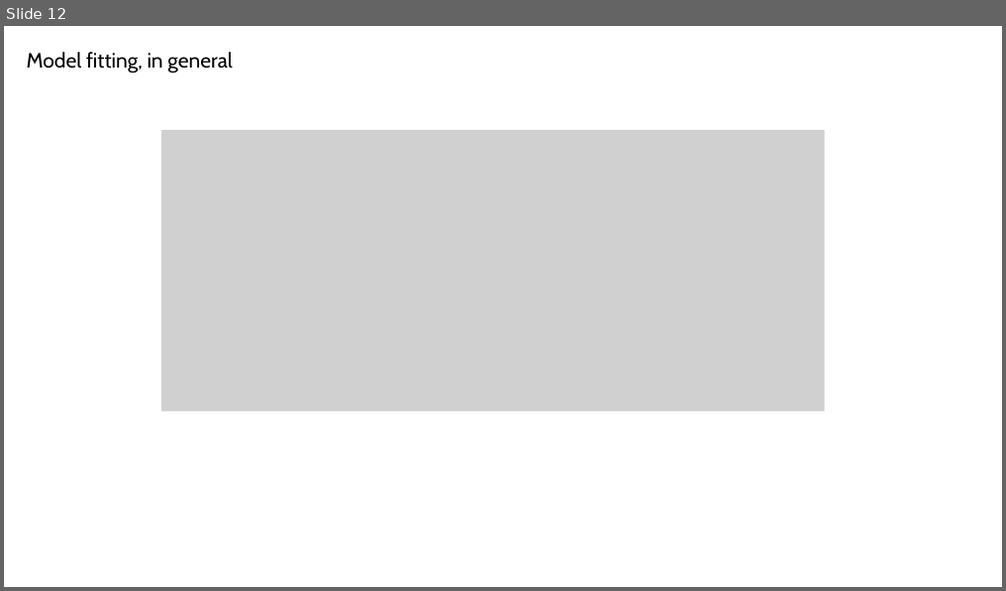
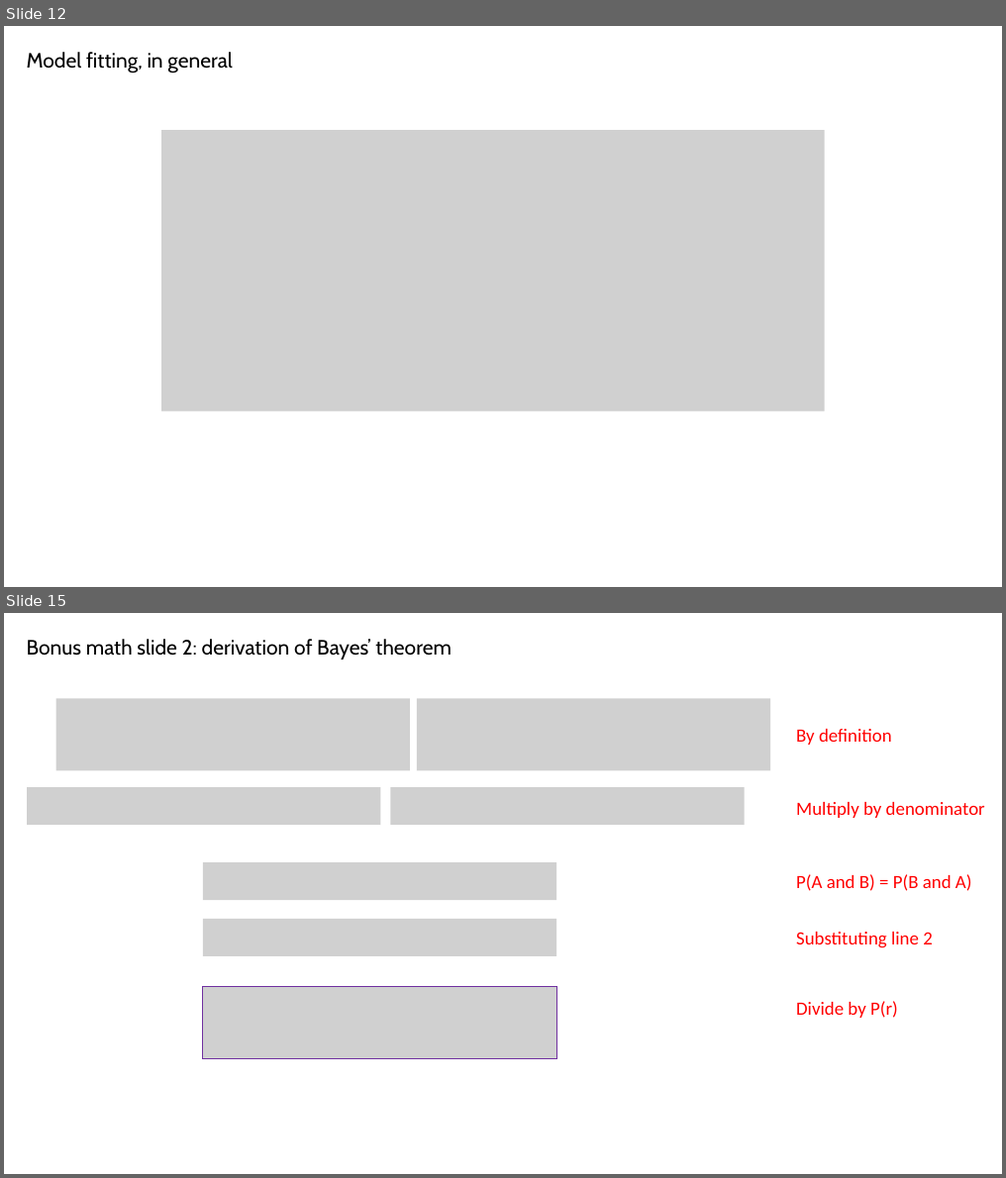
Before and after one commit to SaberaTalukder/Chen_Institute_DataSAI_for_Neuroscience, a slide deck: 07_06_22_day2_dynamical_time_series/slides/day2_practical.pptx. Shown one above the other, each under a label of ours: slide 12 before the commit, slides 12 and 15 after it; the slides between them are not shown. The pictures are 1006x591 and 1006x1178 pixels, drawn with LibreOffice and Linux fonts; fonts in the diff are those of the drawing; grey boxes stand for pictures. Boxes give left, top, right and bottom in pixels: in the first picture for what was removed or moved away, otherwise in the second. Text is boxed around its words. In the diff, an @@ line names an element or a change of style, - is before the commit and + after.

```diff
--- a/07_06_22_day2_dynamical_time_series/slides/day2_practical.pptx
+++ b/07_06_22_day2_dynamical_time_series/slides/day2_practical.pptx
@@ slide 15 added at box(4, 613, 1002, 1174), background #FFFFFF @@
@@ text added at box(27, 639, 450, 660), 20 pt, text #000000 @@
+Bonus math slide 2: derivation of Bayes’ theorem
@@ picture added at box(56, 698, 411, 771) @@
@@ picture added at box(417, 698, 770, 771) @@
@@ text added at box(796, 729, 892, 745), 18 pt, text #FF0000 @@
+By definition
@@ picture added at box(27, 787, 380, 825) @@
@@ picture added at box(390, 787, 745, 825) @@
@@ text added at box(796, 802, 985, 818), 18 pt, text #FF0000 @@
+Multiply by denominator
@@ picture added at box(203, 862, 557, 900) @@
@@ text added at box(796, 874, 972, 891), 18 pt, text #FF0000 @@
+P(A and B) = P(B and A)
@@ picture added at box(203, 919, 557, 957) @@
@@ text added at box(796, 932, 933, 949), 18 pt, text #FF0000 @@
+Substituting line 2
@@ picture added at box(203, 986, 557, 1059) @@
@@ text added at box(796, 1001, 898, 1018), 18 pt, text #FF0000 @@
+Divide by P(r)
```
Also in this commit, not shown: 14 slides changed, 3 other slides added, 2 other files.
